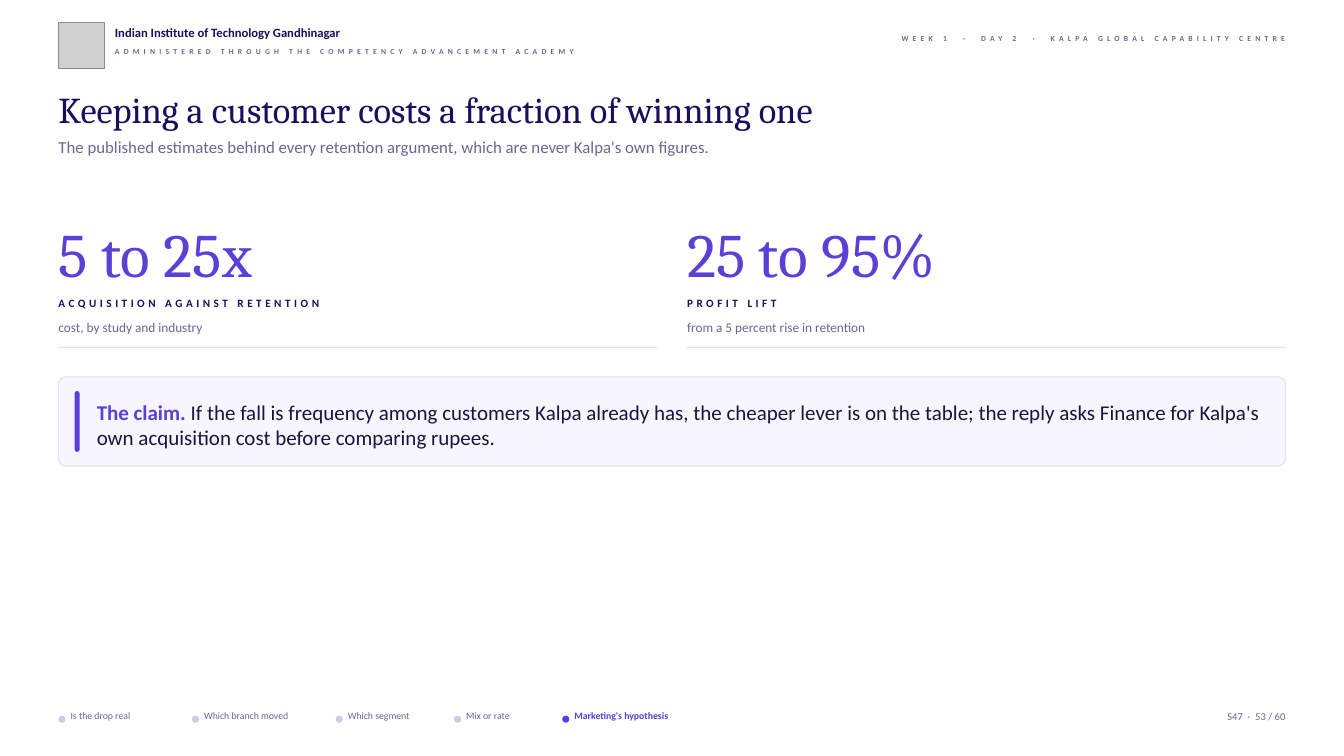
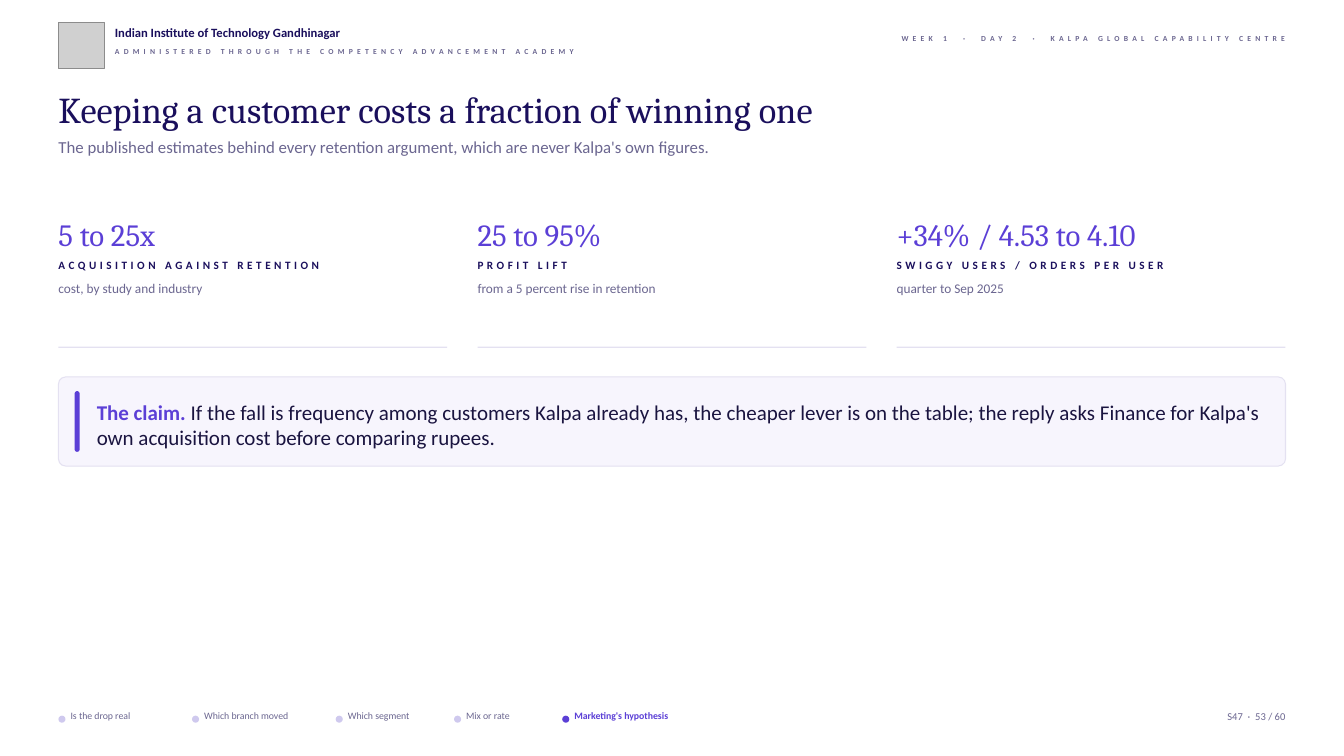
Before and after one commit to fde-academy-lab/c2-content-factory, a slide deck: slide 53 of content/W01/D2/slides/C2_W01_D02_half1_STUDENT.pptx. Drawn at 1344x756 pixels with LibreOffice and Linux fonts; fonts in the diff are those of the drawing; grey boxes stand for pictures; background and template pictures are left out. Boxes give left, top, right and bottom in pixels: in the first picture for what was removed or moved away, otherwise in the second. Text is boxed around its words. In the diff, an @@ line names an element or a change of style, - is before the commit and + after.

```diff
--- a/content/W01/D2/slides/C2_W01_D02_half1_STUDENT.pptx
+++ b/content/W01/D2/slides/C2_W01_D02_half1_STUDENT.pptx
@@ text "5 to 25x" at bbox=[58, 225, 155, 247]: size 44 to 22 pt @@
@@ text "25 to 95%" at bbox=[478, 224, 602, 247]: size 44 to 22 pt @@
@@ text "25 to 95%": place and size @@
-text "25 to 95%" at bbox=[687, 233, 936, 280]
+text "25 to 95%" at bbox=[478, 224, 602, 247]
@@ text added at bbox=[897, 224, 1136, 247], 22 pt, text #5B3FD6 @@
++34% / 4.53 to 4.10
@@ text "ACQUISITION AGAINST RETENTION": place and size @@
-text "ACQUISITION AGAINST RETENTION" at bbox=[58, 299, 319, 309]
+text "ACQUISITION AGAINST RETENTION" at bbox=[58, 261, 319, 271]
@@ text "PROFIT LIFT": place and size @@
-text "PROFIT LIFT" at bbox=[687, 299, 777, 307]
+text "PROFIT LIFT" at bbox=[478, 261, 567, 269]
@@ text added at bbox=[897, 261, 1164, 269], 8 pt, text #1A0F5C, bold @@
+SWIGGY USERS / ORDERS PER USER
@@ text "cost, by study and industry": place and size @@
-text "cost, by study and industry" at bbox=[58, 323, 202, 334]
+text "cost, by study and industry" at bbox=[58, 284, 202, 295]
@@ text "from a 5 percent rise ...": place and size @@
-text "from a 5 percent rise ..." at bbox=[687, 323, 865, 334]
+text "from a 5 percent rise ..." at bbox=[478, 284, 656, 295]
@@ text added at bbox=[897, 284, 1004, 295], 9.5 pt, text #6B6690 @@
+quarter to Sep 2025
@@ rectangle: place and size @@
-rectangle at bbox=[58, 347, 657, 348]
+rectangle at bbox=[58, 347, 448, 348]
@@ rectangle added at bbox=[478, 347, 867, 348], fill #E4E1F1 @@
@@ rectangle: place and size @@
-rectangle at bbox=[688, 347, 1287, 348]
+rectangle at bbox=[897, 347, 1287, 348]
```
Also in this commit, not shown: 2 other slides changed, 35 other files.
